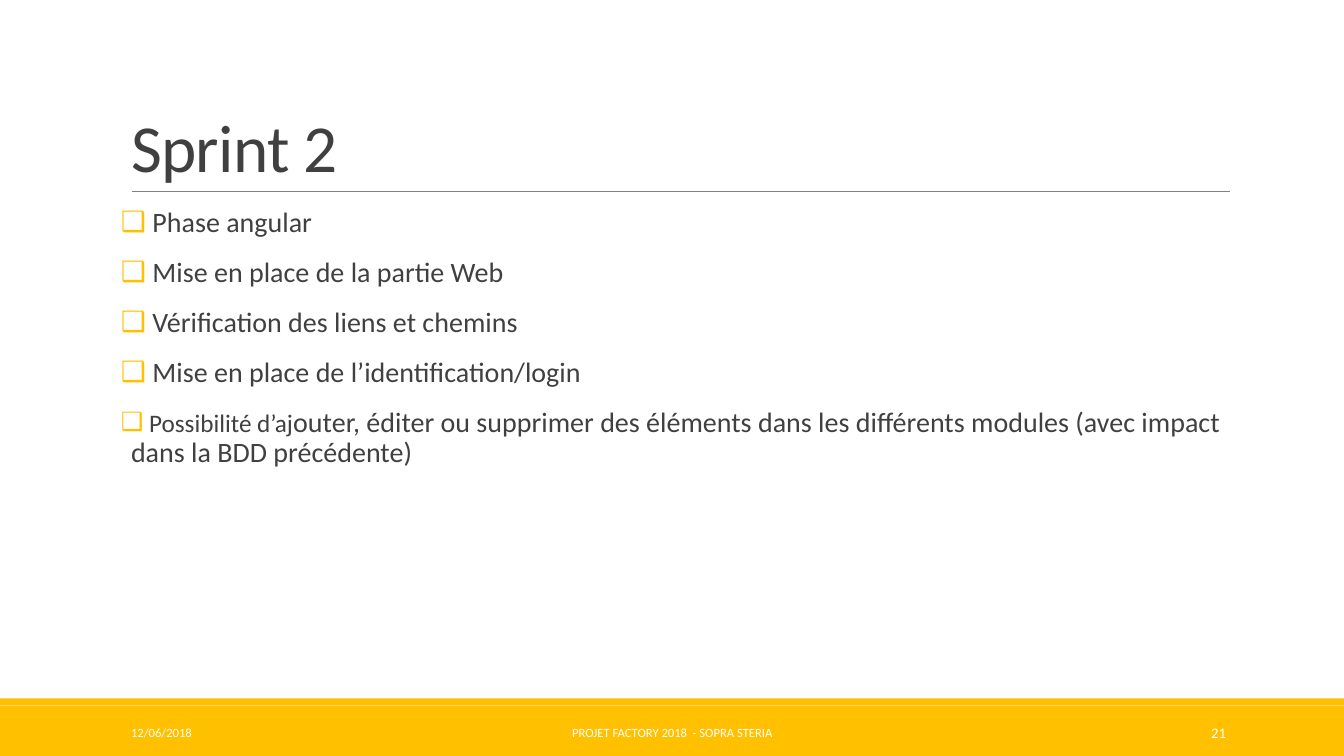
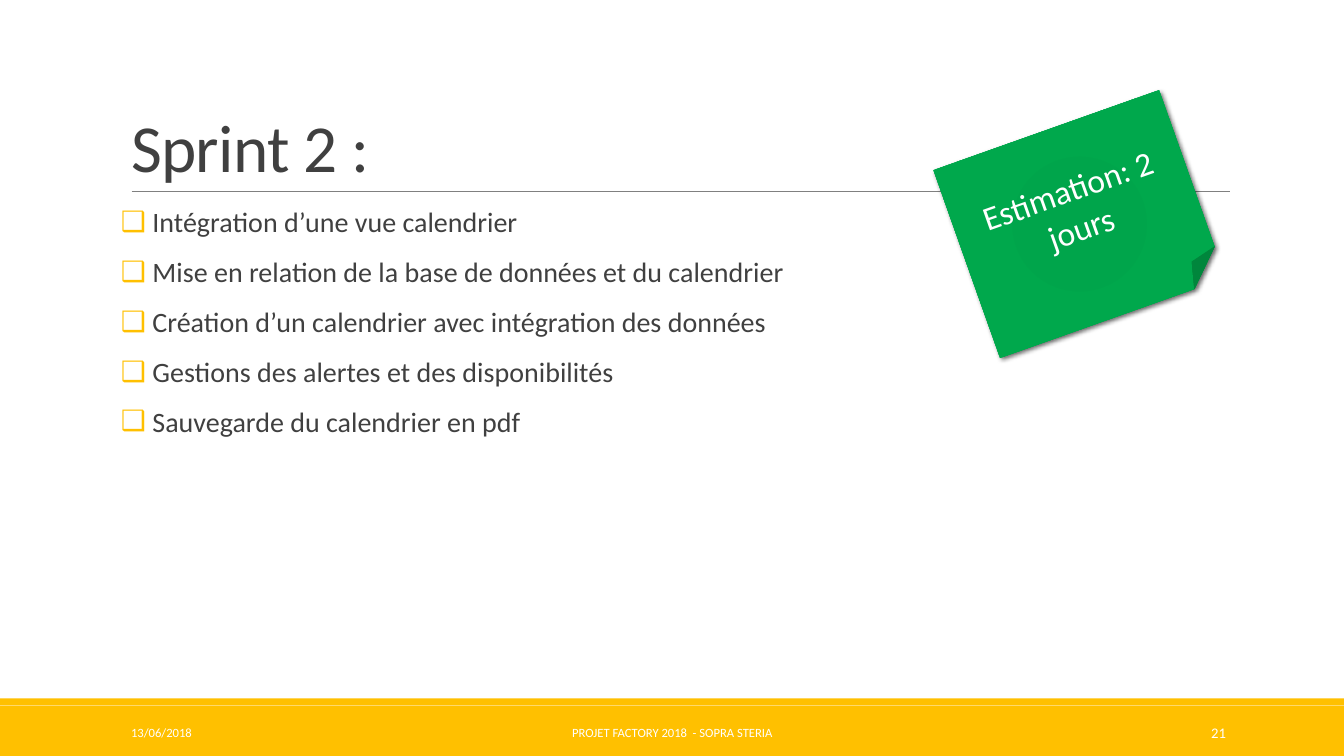
Before and after one commit to Pweting/ProjetFinalAAA, a slide deck: slide 21 of ProjetFinalAAA-Factory.pptx. Drawn at 1344x756 pixels with LibreOffice and Linux fonts; fonts in the diff are those of the drawing. Boxes give left, top, right and bottom in pixels: in the first picture for what was removed or moved away, otherwise in the second. Text is boxed around its words. In the diff, an @@ line names an element or a change of style, - is before the commit and + after.

```diff
--- a/ProjetFinalAAA-Factory.pptx
+++ b/ProjetFinalAAA-Factory.pptx
@@ folded corner added at [933, 90, 1226, 358], fill gradient #00A44B to #00A64B to #00A84C to #00B050, 24 pt, text #FFFFFF @@
+Estimation: 2 jours
@@ text at [152, 212, 783, 437]: text changed @@
-❑ Phase angular
-❑ Mise en place de la partie Web
-❑ Vérification des liens et chemins
-❑ Mise en place de l’identification/login
-  ❑ Possibilité d’ajouter, éditer ou supprimer des éléments dans les différents modules (avec impact dans la BDD précédente)
+❑ Intégration d’une vue calendrier
+❑ Mise en relation de la base de données et du calendrier
+❑ Création d’un calendrier avec intégration des données
+❑ Gestions des alertes et des disponibilités
+❑ Sauvegarde du calendrier en pdf
@@ text at [131, 728, 192, 738]: text changed @@
-12/06/2018
+13/06/2018
```
Also in this commit, not shown: 30 other slides changed, 3 slides added, 2 slides removed, 3 other files.
